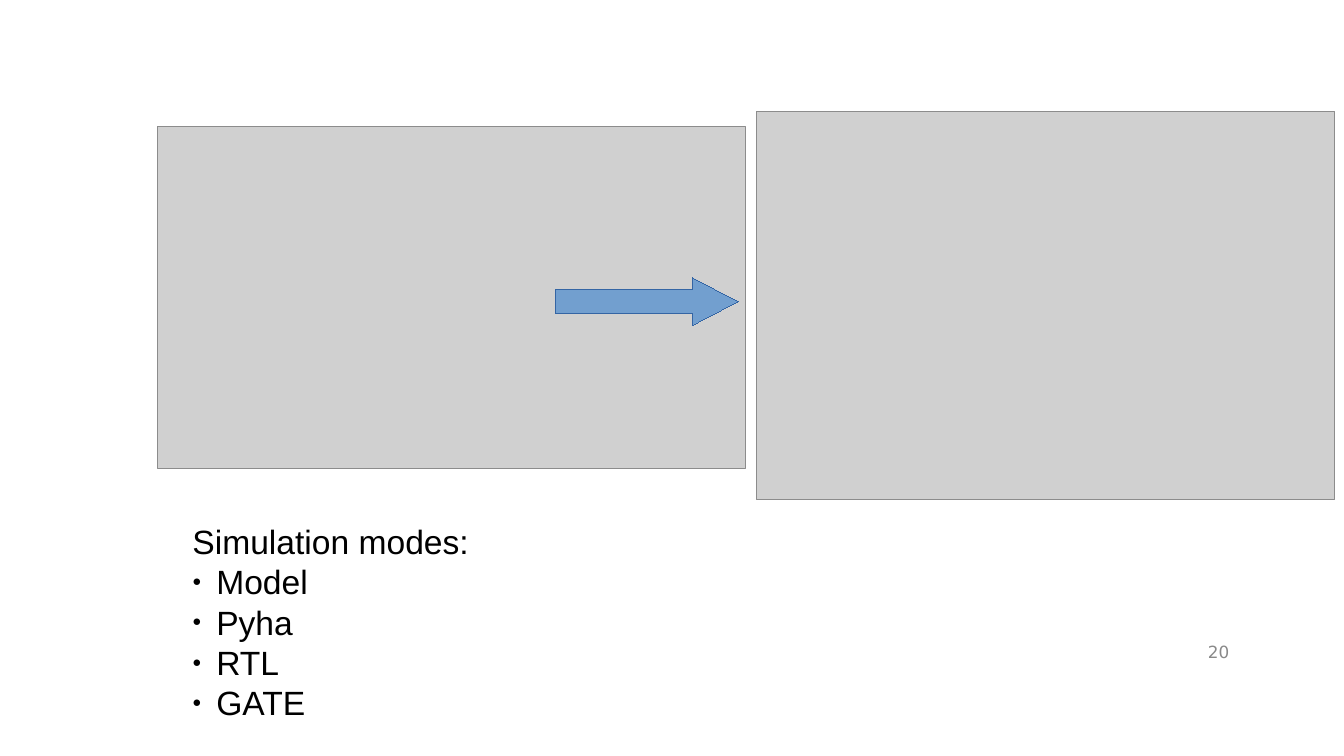
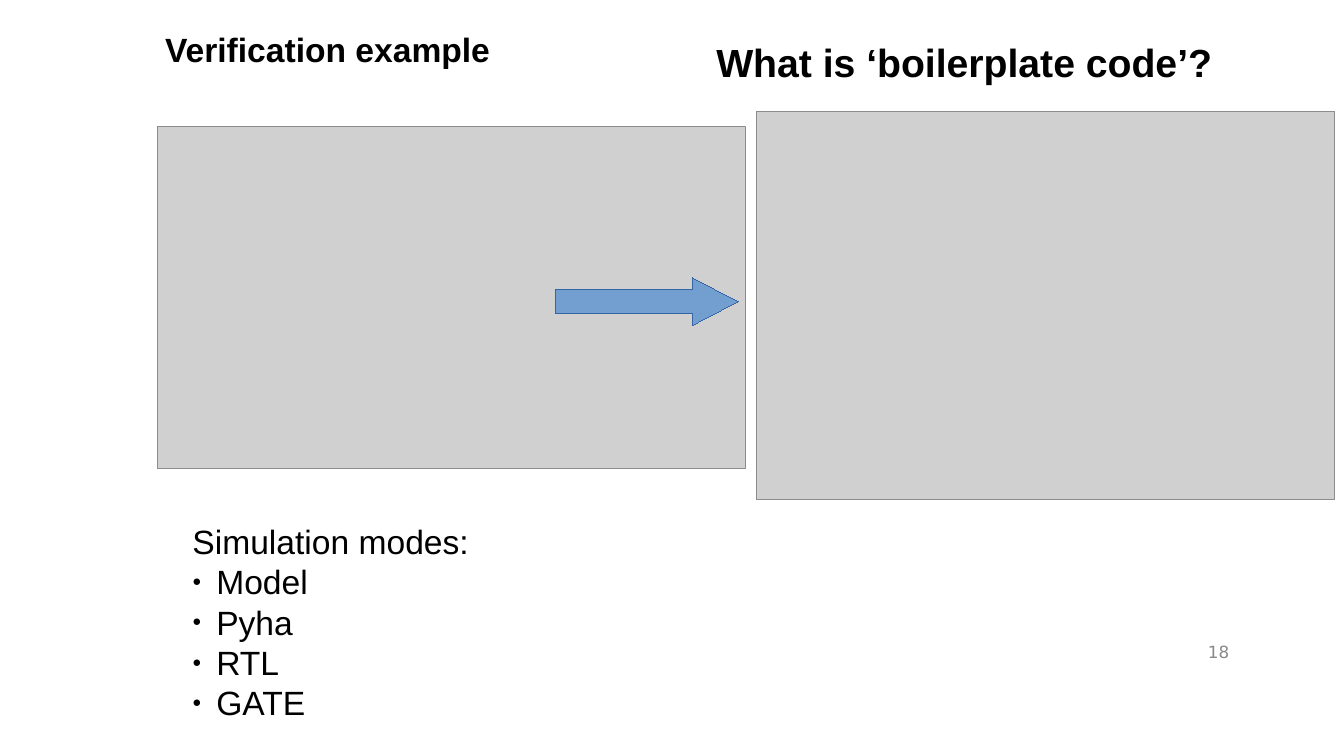
Before and after one commit to gasparka/thesis, a slide deck: slide 18 of presentation.odp (slide 20 before the commit). Drawn at 1344x756 pixels with LibreOffice and Linux fonts; fonts in the diff are those of the drawing; grey boxes stand for pictures; background and template pictures are left out. Boxes give left, top, right and bottom in pixels: in the first picture for what was removed or moved away, otherwise in the second. Text is boxed around its words. In the diff, an @@ line names an element or a change of style, - is before the commit and + after.

```diff
--- a/presentation.odp
+++ b/presentation.odp
@@ text added at box(165, 37, 489, 69), 24 pt, text #000000, bold @@
+Verification example
@@ text added at box(716, 48, 1212, 85), 28 pt, text #000000, bold @@
+What is ‘boilerplate code’?
@@ page number at box(1208, 645, 1229, 658): text changed @@
-20
+18
```
Also in this commit, not shown: 8 other slides changed, 2 slides added, 4 slides removed, 1 other file.
